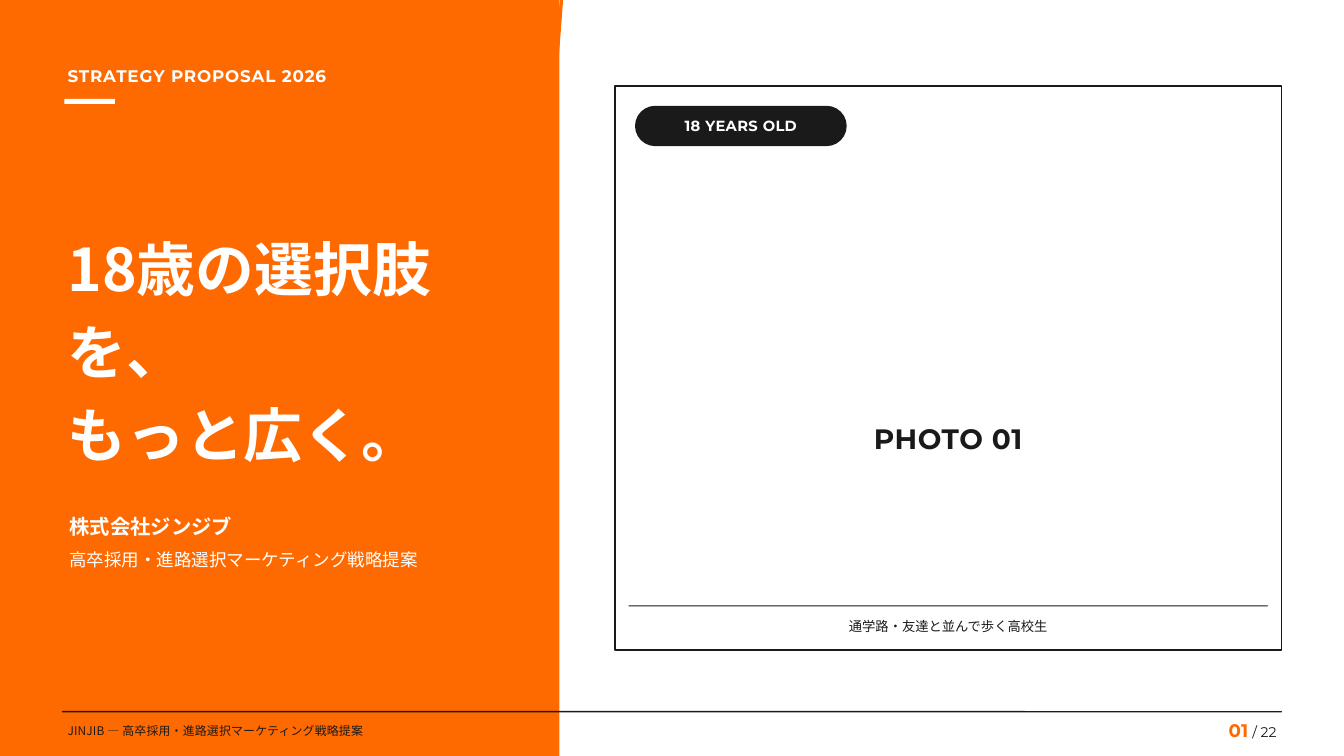
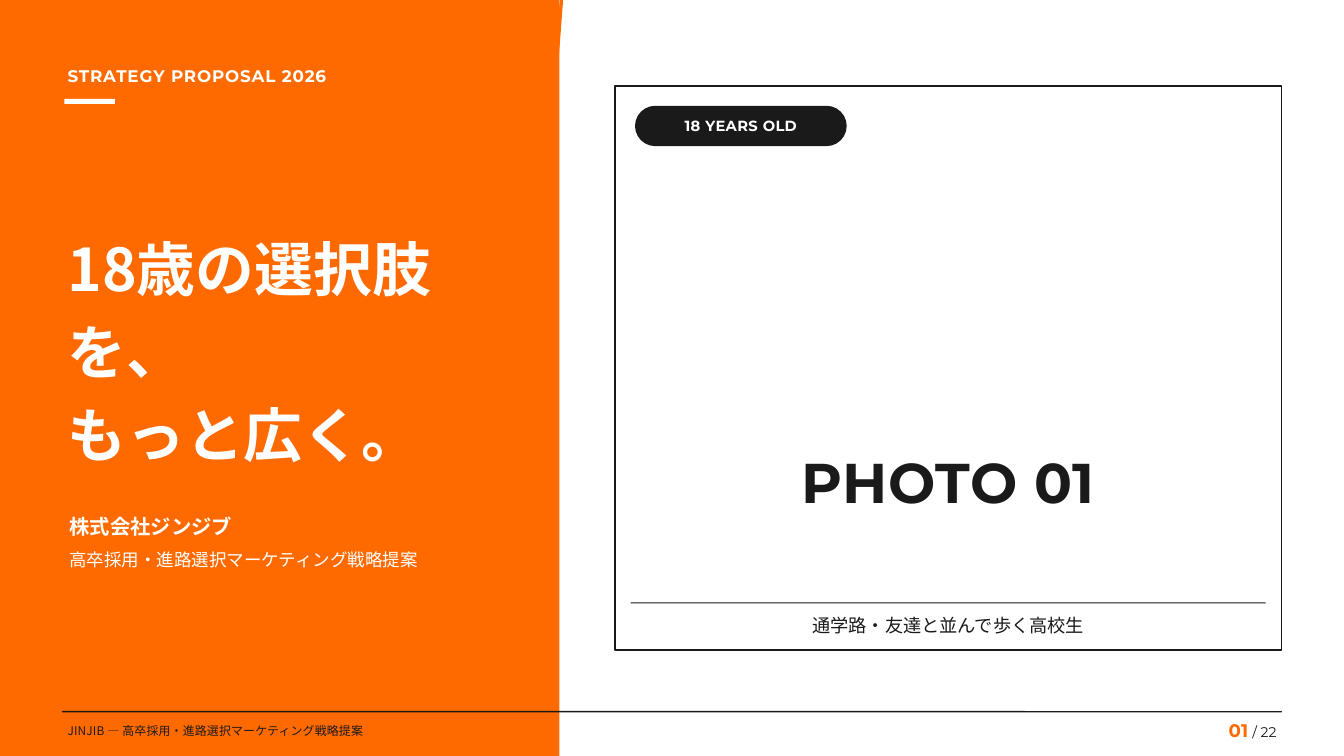
Before and after one commit to masasukexx-tech/en-marketing-lp, a slide deck: slide 1 of jinjib-proposal/output/jinjib_marketing_proposal.pptx. Drawn at 1344x756 pixels with LibreOffice and Linux fonts; fonts in the diff are those of the drawing. Boxes give left, top, right and bottom in pixels: in the first picture for what was removed or moved away, otherwise in the second. Text is boxed around its words. In the diff, an @@ line names an element or a change of style, - is before the commit and + after.

```diff
--- a/jinjib-proposal/output/jinjib_marketing_proposal.pptx
+++ b/jinjib-proposal/output/jinjib_marketing_proposal.pptx
@@ text "PHOTO 01" at box(802, 463, 1094, 504): size 20 to 40 pt @@
@@ text "通学路・友達と並んで歩く高校生" at box(813, 616, 1084, 634): size 9.5 to 13 pt @@
@@ line moved from (629, 606) - (1267, 606) to (631, 603) - (1265, 603) @@
```
Also in this commit, not shown: 21 other slides changed, 29 other files.
